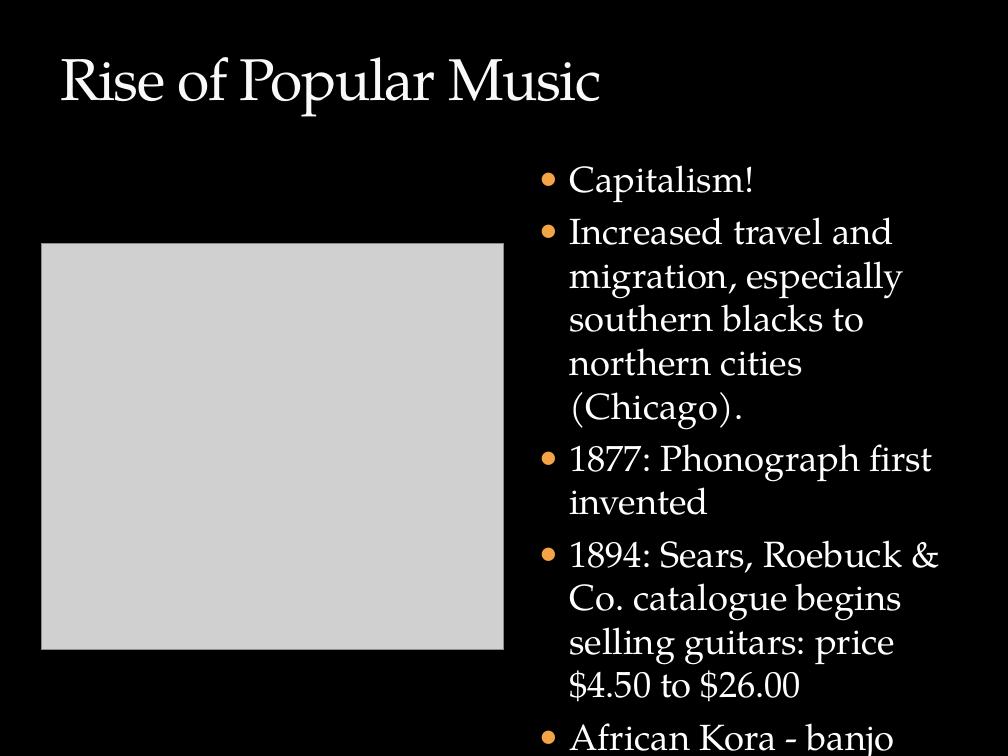
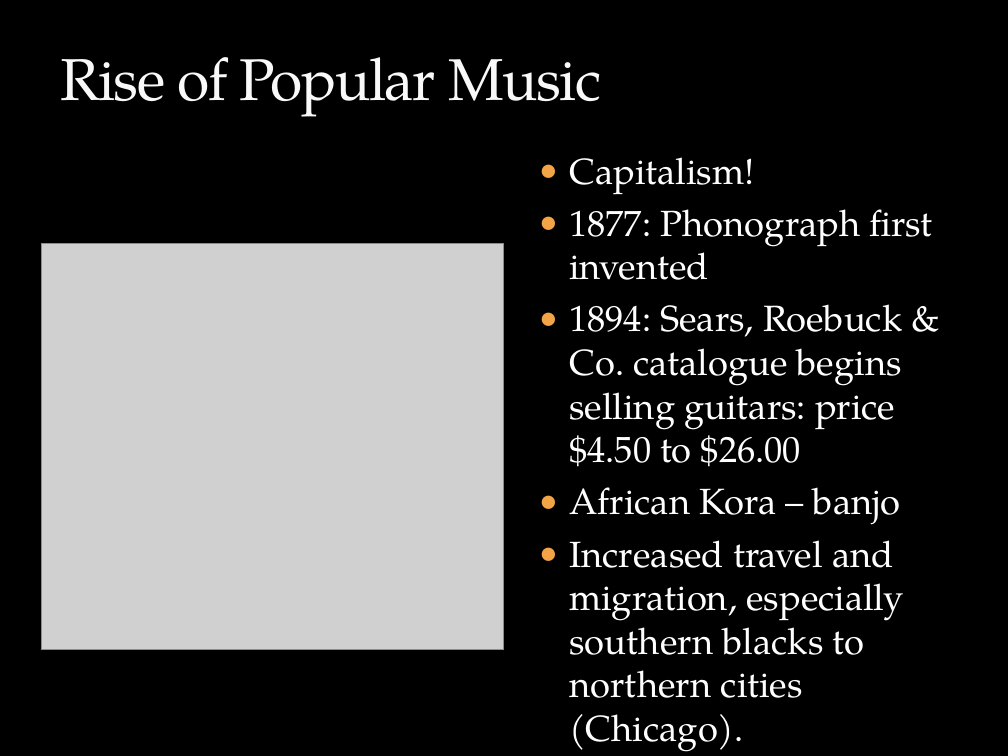
Before and after one commit to mrbaker1917/website, a slide deck: slide 22 of HSTR121/ppts/History_Rock_Intro.pptx (slide 21 before the commit). Drawn at 1008x756 pixels with LibreOffice and Linux fonts; fonts in the diff are those of the drawing; grey boxes stand for pictures; background and template pictures are left out. Boxes give left, top, right and bottom in pixels: in the first picture for what was removed or moved away, otherwise in the second. Text is boxed around its words. In the diff, an @@ line names an element or a change of style, - is before the commit and + after.

```diff
--- a/HSTR121/ppts/History_Rock_Intro.pptx
+++ b/HSTR121/ppts/History_Rock_Intro.pptx
@@ text "Capitalism!": place and size @@
-text "Capitalism!" at bbox=[569, 165, 932, 702]
+text "Capitalism!" at bbox=[569, 157, 932, 698]
@@ text at bbox=[569, 217, 904, 430]: paragraph removed @@
-● Increased travel and migration, especially southern blacks to northern cities (Chicago).
@@ text at bbox=[569, 487, 904, 698]: text changed @@
-● African Kora - banjo
+● African Kora – banjo
+● Increased travel and migration, especially southern blacks to northern cities (Chicago).
```
Also in this commit, not shown: 4 other slides changed, 1 slide added, 1 other file.
